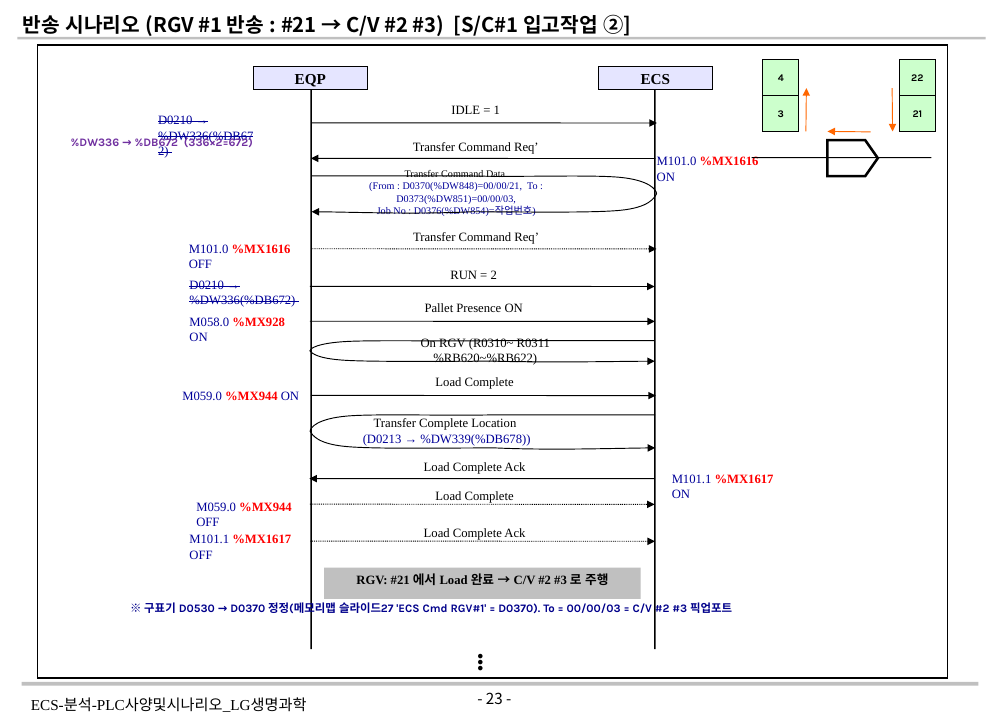
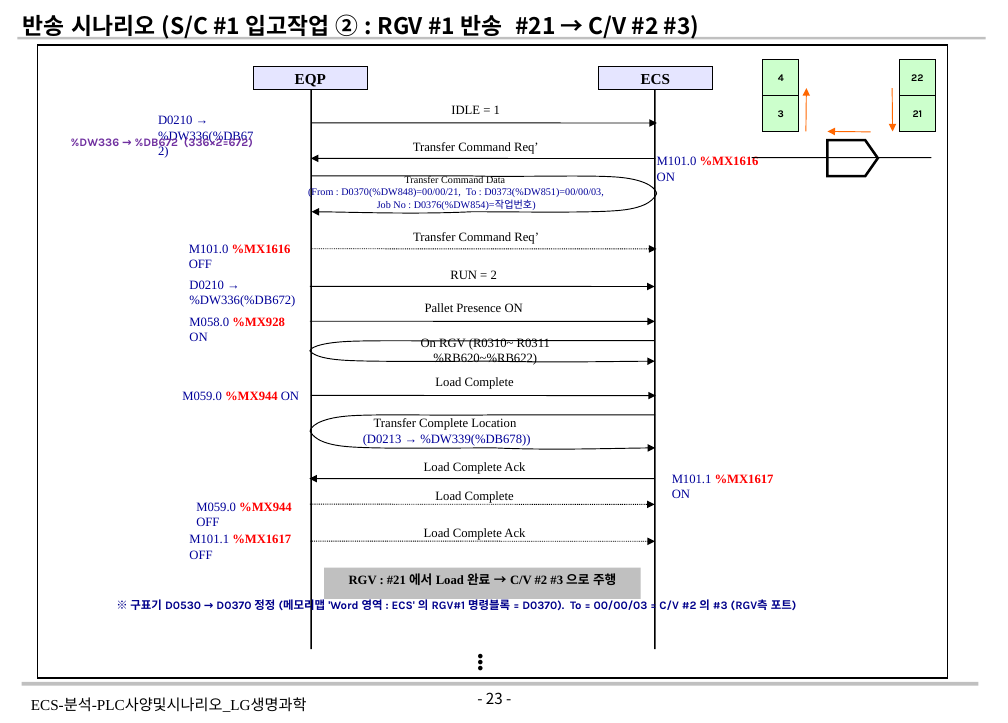
Before and after one commit to yeorijby-coder/LGLS_ALL, a slide deck: slide 23 of ECS-분석-PLC사양및시나리오_LG생명과학_V1.3_20260819.pptx. Drawn at 1008x723 pixels with LibreOffice and Linux fonts; fonts in the diff are those of the drawing; background and template pictures are left out. Boxes give left, top, right and bottom in pixels: in the first picture for what was removed or moved away, otherwise in the second. Text is boxed around its words. In the diff, an @@ line names an element or a change of style, - is before the commit and + after.

```diff
--- a/ECS-분석-PLC사양및시나리오_LG생명과학_V1.3_20260819.pptx
+++ b/ECS-분석-PLC사양및시나리오_LG생명과학_V1.3_20260819.pptx
@@ text at bbox=[23, 14, 700, 39]: text changed; size 16 to 18 pt @@
-반송 시나리오 (RGV #1 반송 : #21 → C/V #2 #3) [S/C#1 입고작업 ②]
+반송 시나리오 (S/C #1 입고작업 ② : RGV #1 반송 #21 → C/V #2 #3)
@@ text "D0210 → %DW336(%DB672)" at bbox=[158, 115, 253, 143]: strikethrough off @@
@@ rounded rectangle "Transfer Command Data": place and size @@
-rounded rectangle "Transfer Command Data" at bbox=[306, 164, 607, 219]
+rounded rectangle "Transfer Command Data" at bbox=[306, 172, 607, 213]
@@ text "D0210 → %DW336(%DB672)" at bbox=[189, 280, 295, 307]: strikethrough off @@
@@ text at bbox=[130, 597, 797, 613]: text changed @@
-※ 구표기 D0530 → D0370 정정(메모리맵 슬라이드27 'ECS Cmd RGV#1' = D0370). To = 00/00/03 = C/V #2 #3 픽업포트
+※ 구표기 D0530 → D0370 정정 (메모리맵 'Word 영역 : ECS' 의 RGV#1 명령블록 = D0370). To = 00/00/03 = C/V #2 의 #3 (RGV측 포트)
@@ text in rectangle at bbox=[349, 573, 616, 585]: text changed @@
-RGV: #21 에서 Load 완료 → C/V #2 #3 로 주행
+RGV : #21 에서 Load 완료 → C/V #2 #3 으로 주행
```
Also in this commit, not shown: 19 other slides changed, 36 slides removed.
